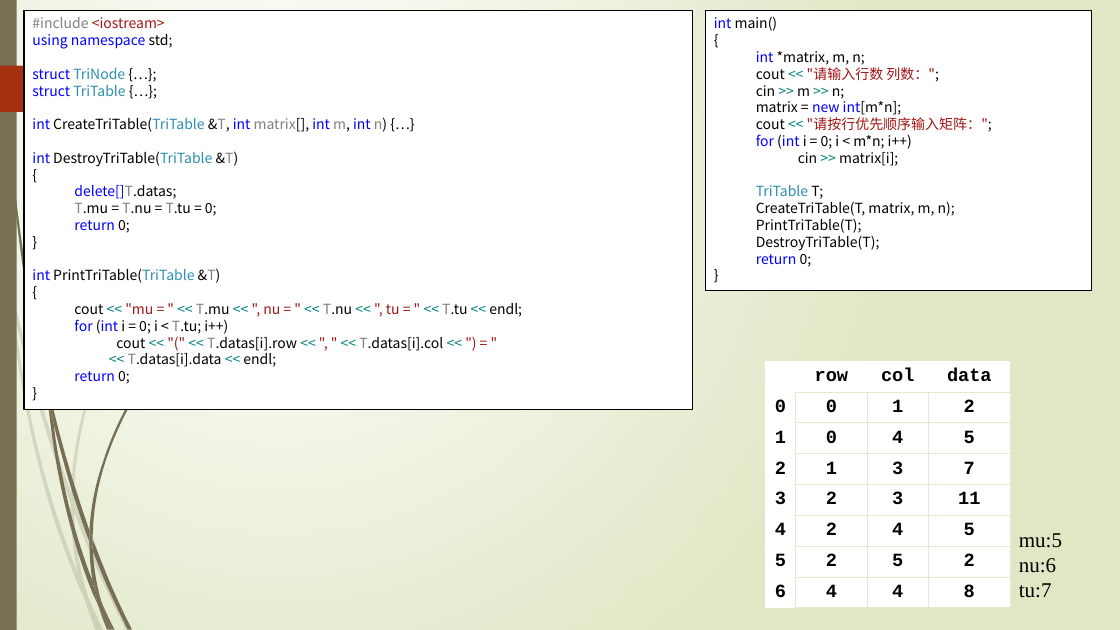
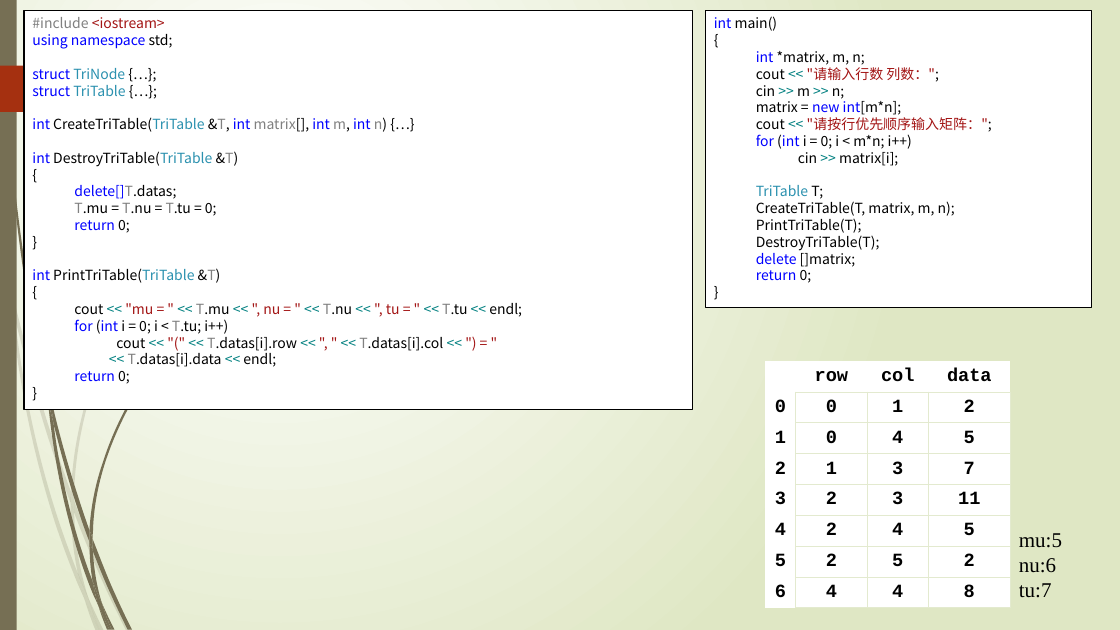
Before and after one commit to TeacherPeng/Datastruct, a slide deck: slide 15 of 教案/第05章 数组与广义表.pptx. Drawn at 1120x630 pixels with LibreOffice and Linux fonts; fonts in the diff are those of the drawing. Boxes give left, top, right and bottom in pixels: in the first picture for what was removed or moved away, otherwise in the second. Text is boxed around its words. In the diff, an @@ line names an element or a change of style, - is before the commit and + after.

```diff
--- a/教案/第05章 数组与广义表.pptx
+++ b/教案/第05章 数组与广义表.pptx
@@ rectangle "int main()" resized from (x1=706, y1=11, x2=1091, y2=291) to (x1=706, y1=11, x2=1091, y2=308) @@
@@ text in rectangle at (x1=756, y1=253, x2=856, y2=267): paragraph added @@
+  delete []matrix;
```
Also in this commit, not shown: 3 other slides changed, 3 slides added, 1 slide removed, 2 other files.
